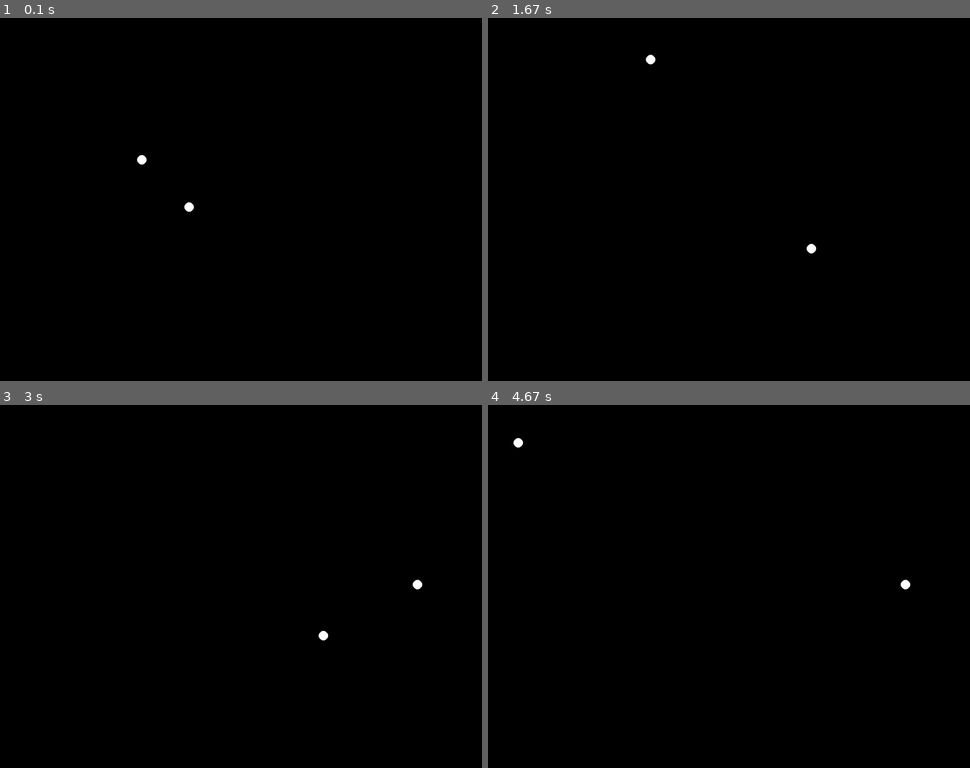
Above: before the commit, frames 1-4 (two rows, left to right).
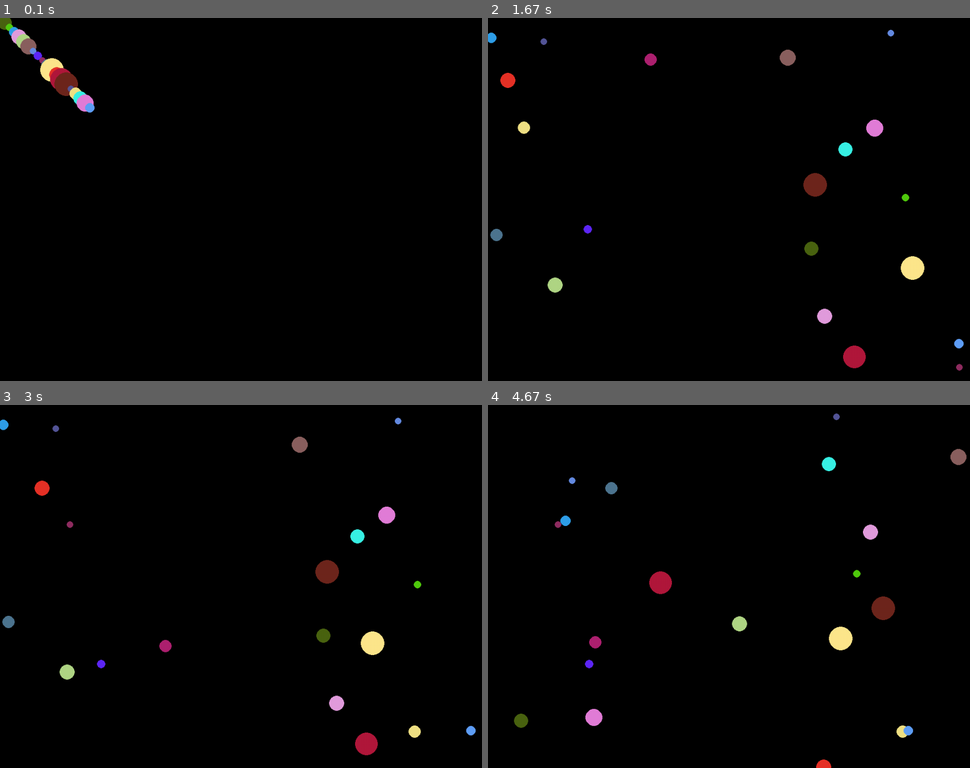
Above: after the commit, the same moments.

Repository: soravux/personalprojects
Game: pygame game, started from aquarium/main.py
Same seed, same stepped clock (60 frames per second), same inputs: the game is played once before the commit and once after it.
Inputs:
- Up to frame 1 (0.1 s): no input
- Up to frame 2 (1.67 s): no input
- Up to frame 3 (3 s): no input
- Up to frame 4 (4.67 s): no input

The runs differ from the first frame. In frame 1, 1.2% of the frame differs, in the area x 0-41%, y 0-54%; in frame 2, 1.9%; in frame 3, 1.9%; in frame 4, 2.0%, in the area x 5-100%, y 2-100%.

Commit message:
added some example fishes and more options to them

Diff:
--- a/aquarium/Fish.py
+++ b/aquarium/Fish.py
@@ -7,7 +7,7 @@
 possibleStates = ('nothing', 'moving', 'seeking food')
 
 class Fish():
-    def __init__(self, startingPos, theWorld, theWindow):
+    def __init__(self, startingPos, startingColor, startingSize, theWorld, theWindow):
         self.currentPos = startingPos
         self.currentPosNum = 0
         self.angle = 0
@@ -18,8 +18,8 @@
         self.moveTime = 50 # the time to move in frames
         self.state = possibleStates[0] #defaults to nothing
         self.frameTimer = 0; # number of frame before decision
-        self.color = (255, 255, 255) # the color in rgb
-        self.size = 10 # the size in pixels
+        self.color = startingColor # the color in rgb
+        self.size = startingSize # the size in pixels
 
     def chooseNextRandomPos(self):
         worldDimensions = self.worldRef.getScreenSize()
--- a/aquarium/main.py
+++ b/aquarium/main.py
@@ -2,6 +2,7 @@
 
 import pygame
 import sys
+import random
 
 # for networked information, TODO later
 import socket
@@ -32,8 +33,11 @@
 fishList = []
 algaeList = []
 theWorld = World(RESOLUTION, fishList)
-fishList.append(Fish((400, 400), theWorld, window))
-fishList.append(Fish((300, 300), theWorld, window))
+for i in range(20):
+    theColor = tuple(random.randint(0, 255) for i in range(3))
+    theSize = random.randint(0, 20) + 5
+    thePos = tuple(i*10 for k in range(2))
+    fishList.append(Fish(thePos, theColor, theSize, theWorld, window))
 
 
 while isPlaying:
